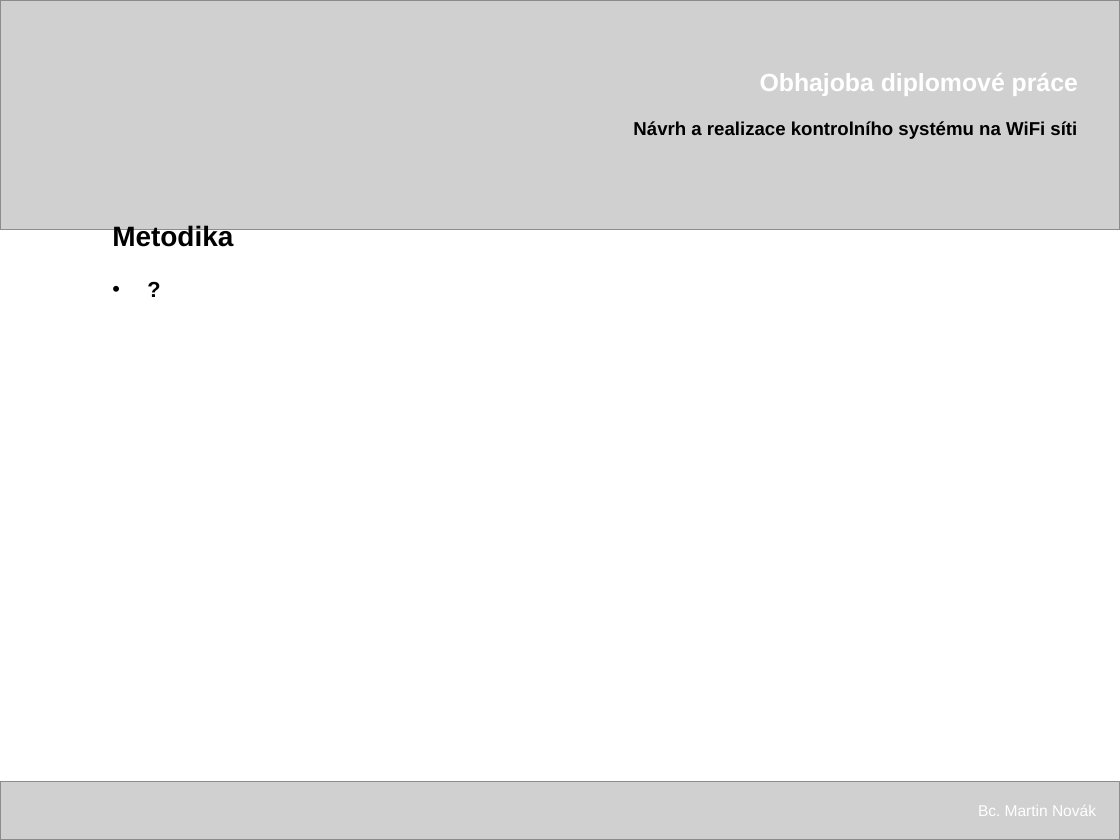
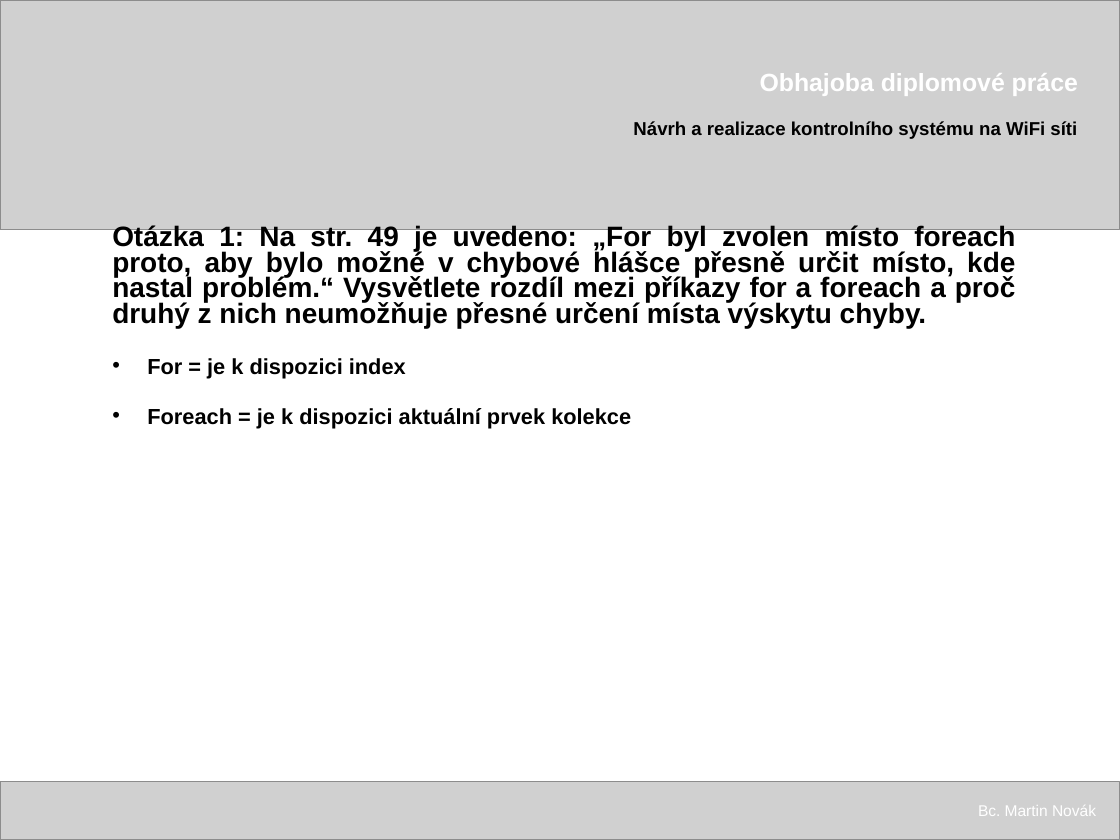
Before and after one commit to pjocesoj/diplomka_git, a slide deck: slide 11 of prezentace/xnovm288-obhajoba (sablona urna).pptx. Drawn at 1120x840 pixels with LibreOffice and Linux fonts; fonts in the diff are those of the drawing; grey boxes stand for pictures. Boxes give left, top, right and bottom in pixels: in the first picture for what was removed or moved away, otherwise in the second. Text is boxed around its words. In the diff, an @@ line names an element or a change of style, - is before the commit and + after.

```diff
--- a/prezentace/xnovm288-obhajoba (sablona urna).pptx
+++ b/prezentace/xnovm288-obhajoba (sablona urna).pptx
@@ text at (112, 224, 1016, 428): text changed @@
-Metodika
-• ?
+Otázka 1: Na str. 49 je uvedeno: „For byl zvolen místo foreach proto, aby bylo možné v chybové hlášce přesně určit místo, kde nastal problém.“ Vysvětlete rozdíl mezi příkazy for a foreach a proč druhý z nich neumožňuje přesné určení místa výskytu chyby.
+• For = je k dispozici index
+• Foreach = je k dispozici aktuální prvek kolekce
```
Also in this commit, not shown: 3 other slides changed, 1 slide added.
